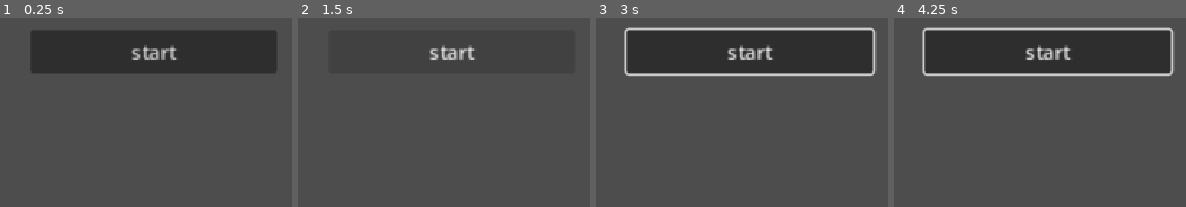
Above: before the commit, frames 1-4 (left to right).
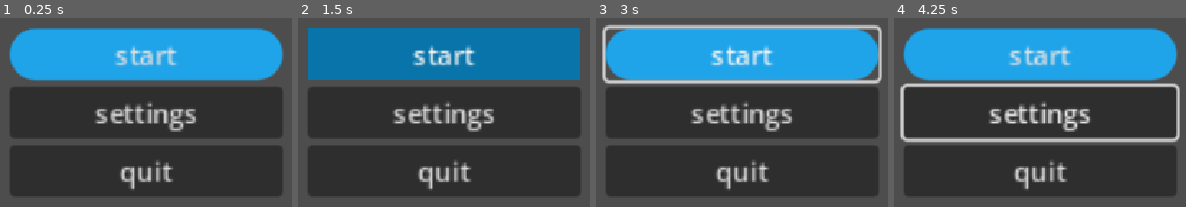
Above: after the commit, the same moments.

Repository: wuffgame/RAM-Clicker
Game: Godot game, scene res://sceny/menu.tscn
Two runs of this game, one before a commit and one after it. Both use one fixed random seed, a clock stepped at 60 frames per second and the inputs below. This scene is started directly instead of the project's main scene.
Inputs (mouse positions are in pixels of both pictures, inside the frame that each line leads up to):
- Up to frame 1 (0.25 s): no input
- Up to frame 2 (1.5 s): click (444, 112) at 0.5 s, where only the run after the commit has a clickable "settings"; click "start" at 1.25 s
- Up to frame 3 (3 s): click "start" at 2 s; tap Enter at 2.75 s; move the mouse to (outside the picture) at 2.77 s; hold Right from 2.78 s (still down); tap Alt at 2.85 s; click (outside the picture) at 2.92 s
- Up to frame 4 (4.25 s): tap Space at 3.5 s; move the mouse to (outside the picture) at 3.52 s; release Right at 3.53 s; hold Down from 3.53 s (still down); tap Shift at 3.6 s

The runs differ from the first frame. In frame 1, 72% of the frame differs, in the area x 3-98%, y 5-95%; in frame 2, 73%; in frame 3, 76%; in frame 4, 78%, in the area x 2-98%, y 4-95%.

Commit message:
added style for 1st button

Diff:
--- a/ram-clicker/sceny/menu.tscn
+++ b/ram-clicker/sceny/menu.tscn
@@ -1,4 +1,20 @@
 [gd_scene format=3 uid="uid://dc6jnximm7pg8"]
+
+[sub_resource type="Theme" id="Theme_f6xyr"]
+
+[sub_resource type="StyleBoxFlat" id="StyleBoxFlat_qxeev"]
+bg_color = Color(0.12437842, 0.640954, 0.91394645, 1)
+border_color = Color(0, 0, 0, 1)
+corner_radius_top_left = 20
+corner_radius_top_right = 20
+corner_radius_bottom_right = 20
+corner_radius_bottom_left = 20
+
+[sub_resource type="StyleBoxFlat" id="StyleBoxFlat_yk7ch"]
+bg_color = Color(0.0130546, 0.29057926, 0.43211848, 1)
+
+[sub_resource type="StyleBoxFlat" id="StyleBoxFlat_suby5"]
+bg_color = Color(0.035501722, 0.4535964, 0.66157556, 1)
 
 [node name="Control" type="Control" unique_id=2059923429]
 layout_mode = 3
@@ -8,11 +24,35 @@
 grow_horizontal = 2
 grow_vertical = 2
 
-[node name="Start" type="Button" parent="." unique_id=1618690255]
-layout_mode = 0
-offset_left = 394.0
-offset_top = 215.99998
-offset_right = 594.92944
-offset_bottom = 251.27243
-scale = Vector2(1.7667897, 1.7667897)
+[node name="VBoxContainer" type="VBoxContainer" parent="." unique_id=1526780887]
+layout_mode = 1
+anchors_preset = 8
+anchor_left = 0.5
+anchor_top = 0.5
+anchor_right = 0.5
+anchor_bottom = 0.5
+offset_left = -212.0
+offset_top = -110.0
+offset_right = -47.166504
+offset_bottom = -9.0
+grow_horizontal = 2
+grow_vertical = 2
+scale = Vector2(2.3963583, 2.3963583)
+
+[node name="Start" type="Button" parent="VBoxContainer" unique_id=1618690255]
+layout_mode = 2
+size_flags_vertical = 3
+theme = SubResource("Theme_f6xyr")
+theme_override_styles/normal = SubResource("StyleBoxFlat_qxeev")
+theme_override_styles/pressed = SubResource("StyleBoxFlat_yk7ch")
+theme_override_styles/hover = SubResource("StyleBoxFlat_suby5")
 text = "start"
+
+[node name="Start3" type="Button" parent="VBoxContainer" unique_id=487100377]
+layout_mode = 2
+text = "settings"
+
+[node name="Start2" type="Button" parent="VBoxContainer" unique_id=461014793]
+layout_mode = 2
+text = "quit
+"
